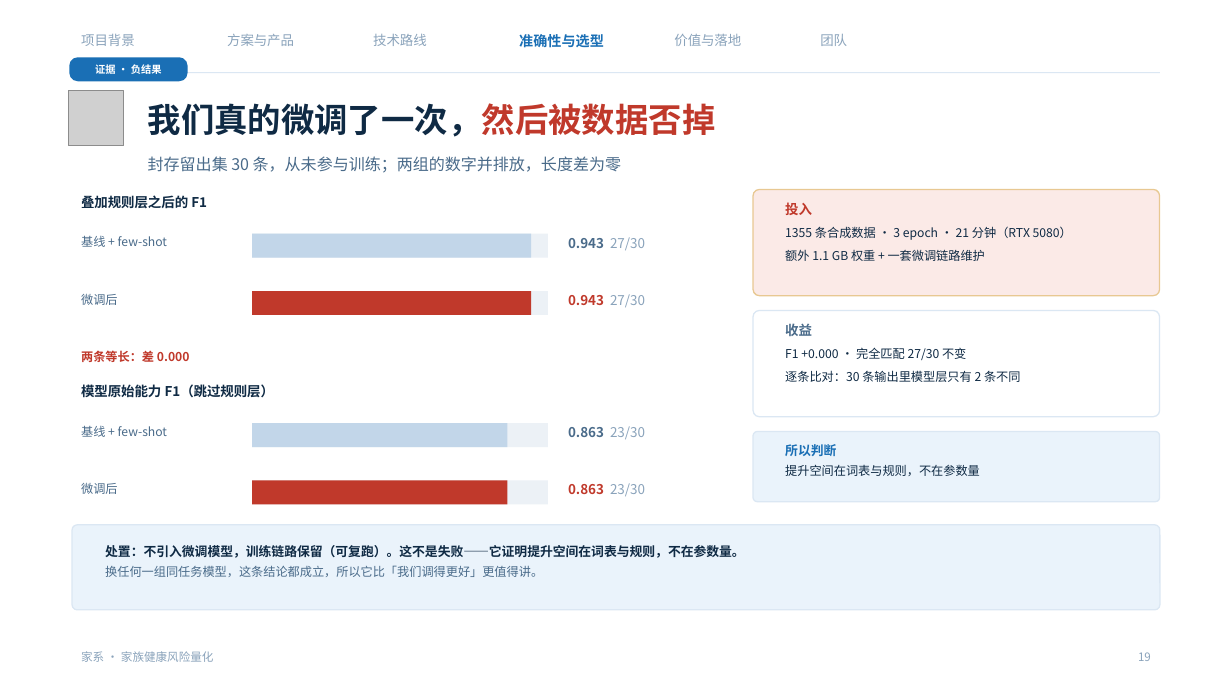
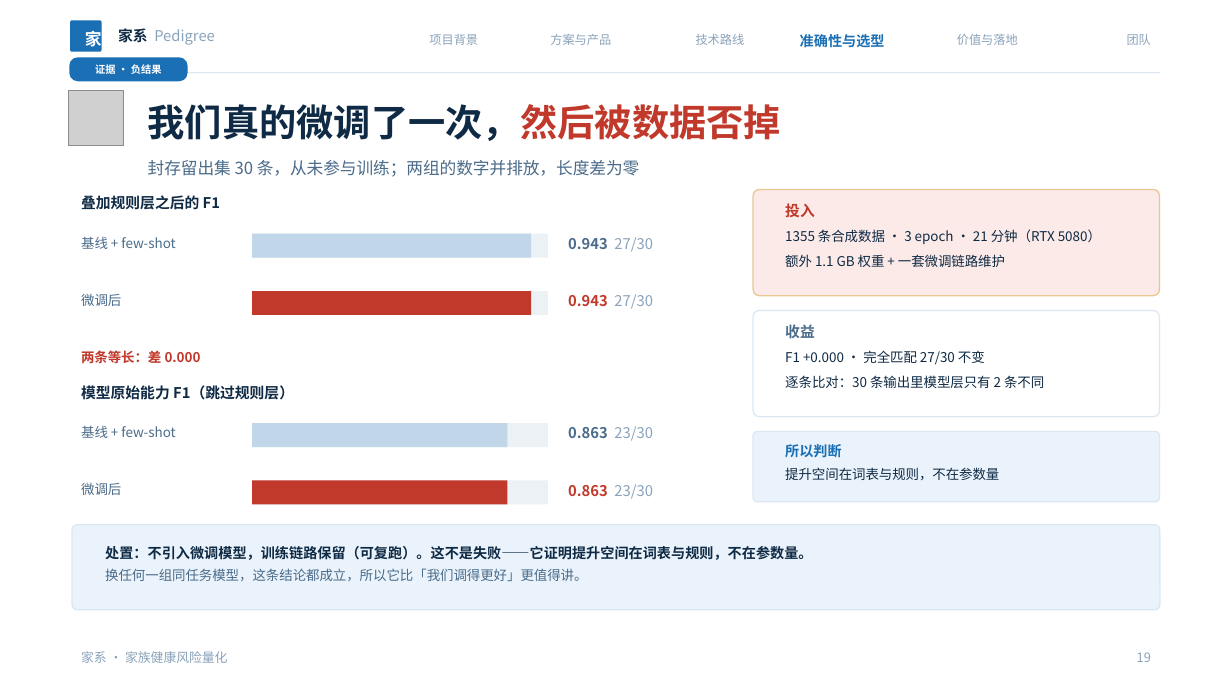
Before and after one commit to NimuStudio/jiaxi, a slide deck: slide 19 of deliverables/家系-答辩-v2.pptx. Drawn at 1232x693 pixels with LibreOffice and Linux fonts; fonts in the diff are those of the drawing; grey boxes stand for pictures; background and template pictures are left out. Boxes give left, top, right and bottom in pixels: in the first picture for what was removed or moved away, otherwise in the second. Text is boxed around its words. In the diff, an @@ line names an element or a change of style, - is before the commit and + after.

Commit message:
docs(deck): 参考获奖答辩稿改版——品牌页眉、字号上调、背景纹理
扫了 D:/12848/Desktop/ppt 里 7 份参考稿（19-33 页，图片 29-144 张，标题用阿里妈妈数黑体/
优设标题黑这类设计字体，正文普遍 20pt+）。我们与之最大的差距不是配色，而是：
每页没有贯穿的品牌标识、正文只有 9.5pt、背景几乎是纯白。

## 1. 页眉品牌带（全 25 页）
左侧实心方块「家」+「家系 Pedigree」，右侧六个栏目右对齐——品牌与导航分居两端。
原来只有六个灰栏目名，翻页时没有任何品牌锚点，这是「千篇一律」的主观来源之一。

## 2. 标题与正文各上调一档
标题 26 -> 29pt，副标题 12.5 -> 13pt；正文批量 +1pt（9.5->10.5、10->11、8.5->9.5），
共 140 处。参考稿把正文当「演讲字幕」用，我们原来当「文档小字」用。
已复核 P12/P17/P21 三页最密版面，无溢出。

## 3. 背景纹理加强
点阵 36px/alpha30 -> 28px/alpha40，弧线 3px/alpha30 -> 4px/alpha42（中性背景同步）。
参考稿背景有可见的纹理层，纯白会显得像没设计过的文档；但仍低于正文对比度，不抢字。

```diff
--- a/deliverables/家系-答辩-v2.pptx
+++ b/deliverables/家系-答辩-v2.pptx
@@ rounded rectangle added at <box>70,20,102,52</box>, fill #1A6FB5 @@
@@ text added at <box>85,28,102,50</box>, 13 pt, text #FFFFFF, bold @@
+家
@@ text added at <box>118,28,215,45</box>, 11.5 pt, text #8AA3BB @@
+家系 Pedigree
@@ size 10.5 to 9.5 pt; alignment left to right in 5 elements at <box>1127,34,1151,45</box>, <box>957,34,1018,45</box>, <box>696,34,745,45</box>, <box>550,34,611,45</box>, <box>429,34,478,45</box> @@
@@ text "项目背景": place and size @@
-text "项目背景" at <box>81,34,135,46</box>
+text "项目背景" at <box>429,34,478,45</box>
@@ text "方案与产品": place and size @@
-text "方案与产品" at <box>227,34,294,46</box>
+text "方案与产品" at <box>550,34,611,45</box>
@@ text "技术路线": place and size @@
-text "技术路线" at <box>373,34,427,46</box>
+text "技术路线" at <box>696,34,745,45</box>
@@ text "准确性与选型": place and size @@
-text "准确性与选型" at <box>519,34,604,47</box>
+text "准确性与选型" at <box>800,34,885,47</box>
@@ text "准确性与选型" at <box>800,34,885,47</box>: alignment left to right @@
@@ text "价值与落地": place and size @@
-text "价值与落地" at <box>674,34,741,46</box>
+text "价值与落地" at <box>957,34,1018,45</box>
@@ text "团队": place and size @@
-text "团队" at <box>820,34,847,46</box>
+text "团队" at <box>1127,34,1151,45</box>
@@ text "我们真的微调了一次，然后被数据否掉" at <box>148,104,781,141</box>: size 26 to 29 pt @@
@@ text "封存留出集 30 条，从未参与训练；两组的数字并排放，长度差为零" at <box>148,160,640,177</box>: size 12.5 to 13 pt @@
@@ text "投入" at <box>785,203,1101,267</box>: size 10.5 to 11.5 pt in "投入"; size 9.5 to 10.5 pt @@
@@ text "收益" at <box>785,324,1044,388</box>: size 10.5 to 11.5 pt in "收益"; size 9.5 to 10.5 pt @@
@@ text "所以判断" at <box>785,444,999,480</box>: size 10 to 11 pt in "所以判断"; size 9.5 to 10.5 pt in "提升空间在词表与规则，不在参数量" @@
@@ size 9.5 to 10.5 pt in 5 elements at <box>81,237,175,249</box>, <box>81,294,121,306</box>, <box>81,350,201,364</box>, <box>81,426,175,438</box>, <box>81,483,121,495</box> @@
@@ size 10.5 to 11.5 pt in 6 elements at <box>81,195,220,210</box>, <box>568,237,653,252</box>, <box>568,294,653,309</box>, <box>81,385,294,400</box>, <box>568,426,653,441</box>, <box>568,484,653,499</box> @@
@@ text "处置：不引入微调模型，训练链路保留（可复跑）。这不是失败——它证明提升空间在词表与规则，不在参数量。" at <box>105,546,812,581</box>: size 10 to 11 pt in "处置：不引入微调模型，训练链路保留（可复跑）。这不是失败——它证明提升空间在词表与规则，不在参数量。"; size 9.5 to 10.5 pt in "换任何一组同任务模型，这条结论都成立，所以它比「我们调得更好」更值得讲。" @@
@@ text "家系 · 家族健康风险量化" at <box>81,651,227,663</box>: size 9 to 10 pt @@
@@ text "19" at <box>1137,652,1151,662</box>: size 9 to 10 pt @@
```
Also in this commit, not shown: 24 other slides changed, 10 other files.
